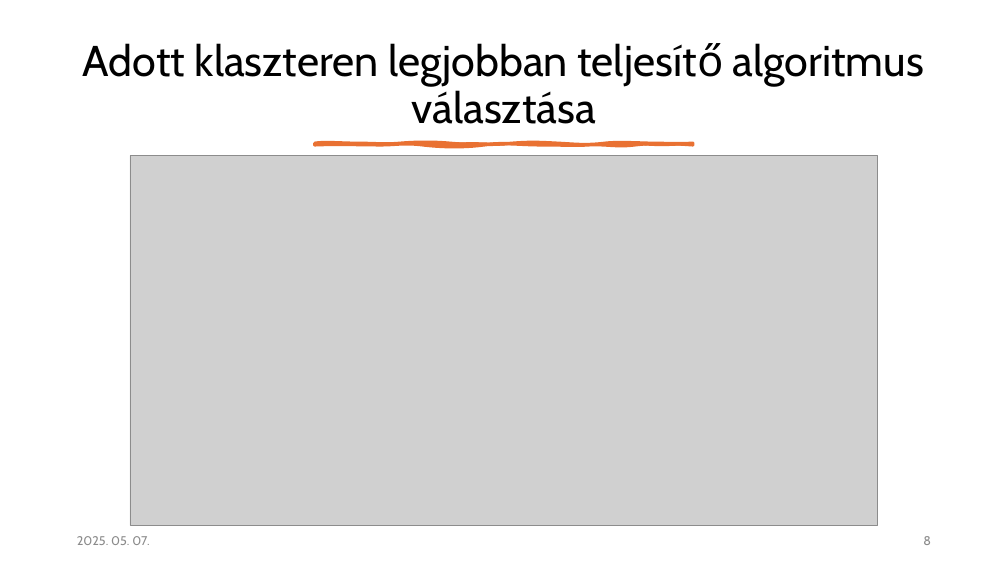
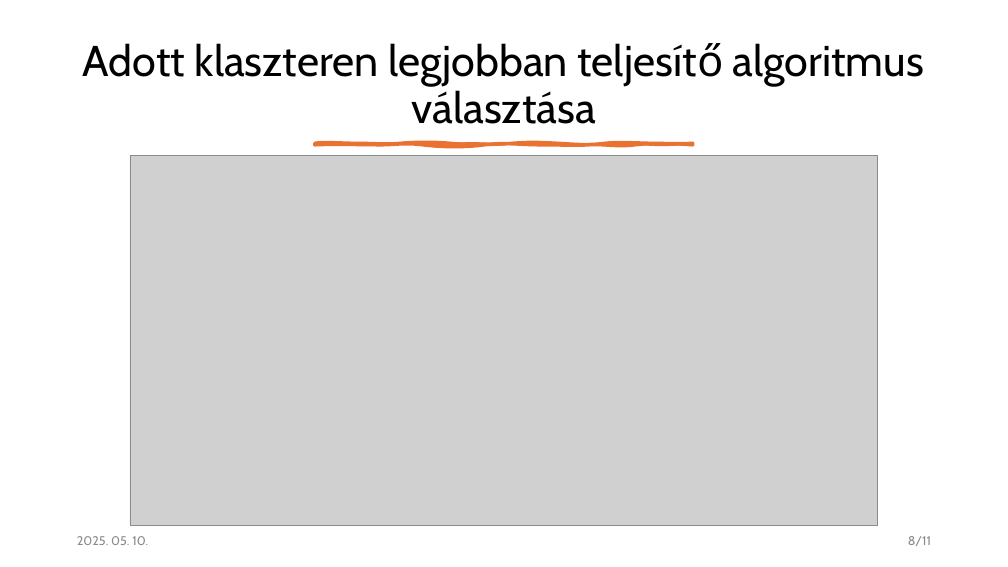
Before and after one commit to czotterbenedek/time-series-ensemble-segmentation, a slide deck: slide 8 of bemutato.pptx. Drawn at 1008x567 pixels with LibreOffice and Linux fonts; fonts in the diff are those of the drawing; grey boxes stand for pictures. Boxes give left, top, right and bottom in pixels: in the first picture for what was removed or moved away, otherwise in the second. Text is boxed around its words. In the diff, an @@ line names an element or a change of style, - is before the commit and + after.

```diff
--- a/bemutato.pptx
+++ b/bemutato.pptx
@@ text at [77, 536, 148, 545]: text changed @@
-2025. 05. 07.
+2025. 05. 10.
@@ page number at [908, 536, 931, 546]: text changed @@
-8
+8/11
```
Also in this commit, not shown: 8 other slides changed.
